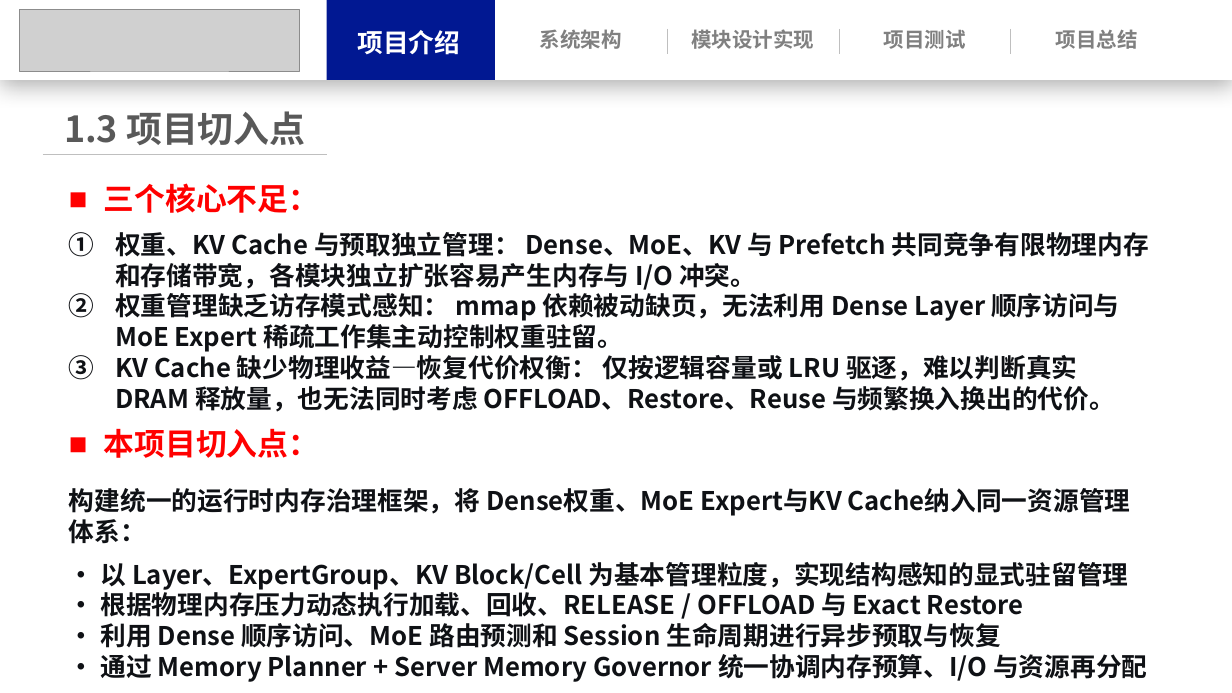
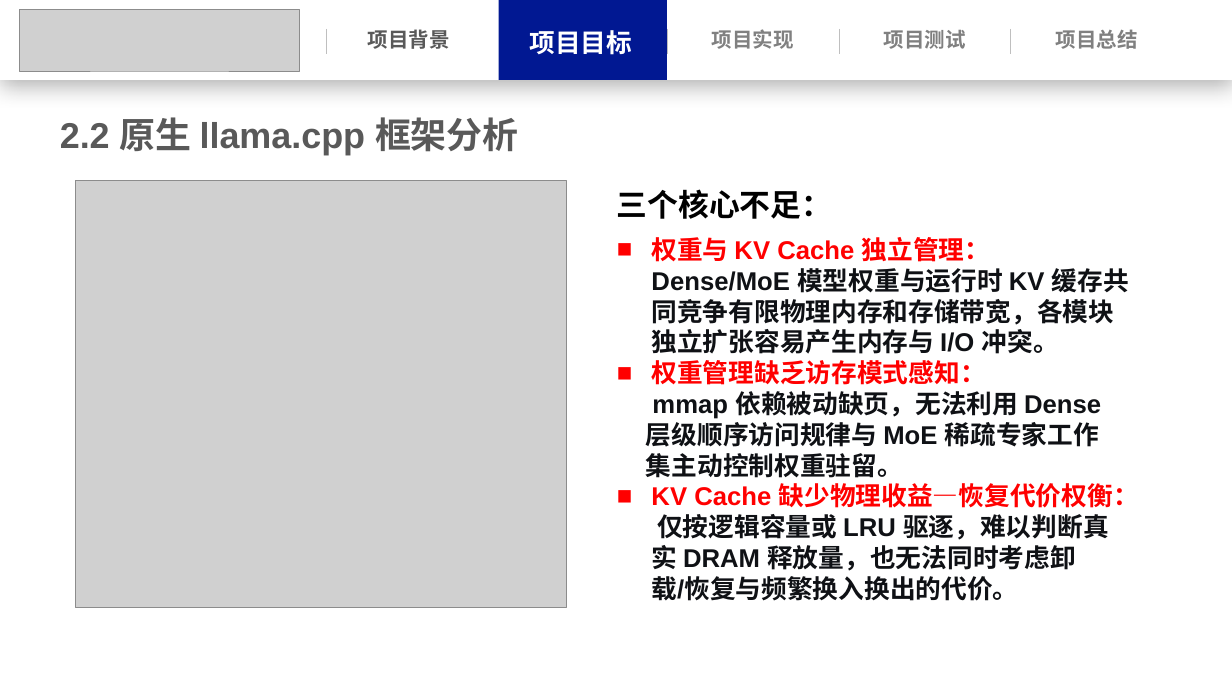
Before and after one commit to Leslie-1341/llama.cpp, a slide deck: slide 9 of docs/操作系统功能赛.pptx (slide 10 before the commit). Drawn at 1232x693 pixels with LibreOffice and Linux fonts; fonts in the diff are those of the drawing; grey boxes stand for pictures. Boxes give left, top, right and bottom in pixels: in the first picture for what was removed or moved away, otherwise in the second. Text is boxed around its words. In the diff, an @@ line names an element or a change of style, - is before the commit and + after.

```diff
--- a/docs/操作系统功能赛.pptx
+++ b/docs/操作系统功能赛.pptx
@@ line added from (326, 29) to (326, 54), #BFBFBF 0.5 pt @@
@@ text at box(368, 29, 450, 49): text changed; size 20 to 16 pt; font Noto Sans CJK SC to Arial; text colour #FFFFFF to #595959 @@
-项目介绍
+项目背景
@@ rectangle: place and size @@
-rectangle at box(326, 0, 494, 80)
+rectangle at box(499, 0, 667, 80)
@@ text removed at box(540, 29, 622, 49) @@
-系统架构
@@ text at box(712, 29, 794, 49): text changed; font Noto Sans CJK SC to Arial @@
-模块设计实现
+项目实现
@@ text added at box(529, 30, 632, 55), 20 pt, text #FFFFFF, bold @@
+项目目标
@@ text added at box(60, 117, 519, 155), 28 pt, text #595959, bold @@
+2.2 原生 llama.cpp 框架分析
@@ text removed at box(64, 111, 305, 145) @@
-1.3 项目切入点
@@ line removed from (43, 154) to (326, 154) @@
@@ picture added at box(76, 181, 567, 608) @@
@@ text "三个核心不足：": place and size @@
-text "三个核心不足：" at box(69, 183, 1149, 678)
+text "三个核心不足：" at box(617, 189, 1139, 601)
@@ text at box(617, 189, 833, 219): font Noto Sans CJK SC to Arial, text colour #FF0000 to #000000 in "三个核心不足："; bullet ■ to none @@
@@ text at box(646, 237, 1139, 601): text changed; font Noto Sans CJK SC to Arial @@
-1. 权重、KV Cache 与预取独立管理： Dense、MoE、KV 与 Prefetch 共同竞争有限物理内存和存储带宽，各模块独立扩张容易产生内存与 I/O 冲突。
-2. 权重管理缺乏访存模式感知： mmap 依赖被动缺页，无法利用 Dense Layer 顺序访问与 MoE Expert 稀疏工作集主动控制权重驻留。
-3. KV Cache 缺少物理收益—恢复代价权衡： 仅按逻辑容量或 LRU 驱逐，难以判断真实 DRAM 释放量，也无法同时考虑 OFFLOAD、Restore、Reuse 与频繁换入换出的代价。
-■ 本项目切入点：
-构建统一的运行时内存治理框架，将 Dense权重、MoE Expert与KV Cache纳入同一资源管理体系：
-• 以 Layer、ExpertGroup、KV Block/Cell 为基本管理粒度，实现结构感知的显式驻留管理
-• 根据物理内存压力动态执行加载、回收、RELEASE / OFFLOAD 与 Exact Restore
-• 利用 Dense 顺序访问、MoE 路由预测和 Session 生命周期进行异步预取与恢复
-• 通过 Memory Planner + Server Memory Governor 统一协调内存预算、I/O 与资源再分配
+■ 权重与 KV Cache 独立管理：
+  Dense/MoE 模型权重与运行时 KV 缓存共同竞争有限物理内存和存储带宽，各模块独立扩张容易产生内存与 I/O 冲突。
+■ 权重管理缺乏访存模式感知：
+mmap 依赖被动缺页，无法利用 Dense
+层级顺序访问规律与 MoE 稀疏专家工作
+集主动控制权重驻留。
+■ KV Cache 缺少物理收益—恢复代价权衡： 仅按逻辑容量或 LRU 驱逐，难以判断真实 DRAM 释放量，也无法同时考虑卸载/恢复与频繁换入换出的代价。
```
Also in this commit, not shown: 27 other slides changed, 8 slides added, 11 slides removed, 3 other files.
